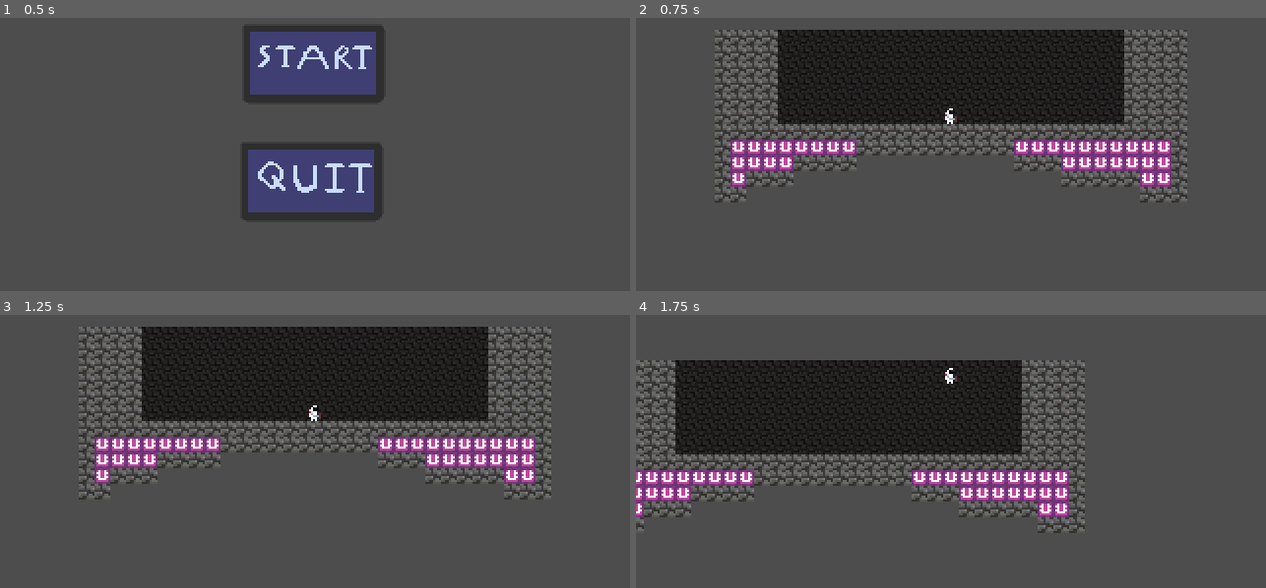
Above: before the commit, frames 1-4 (two rows, left to right).
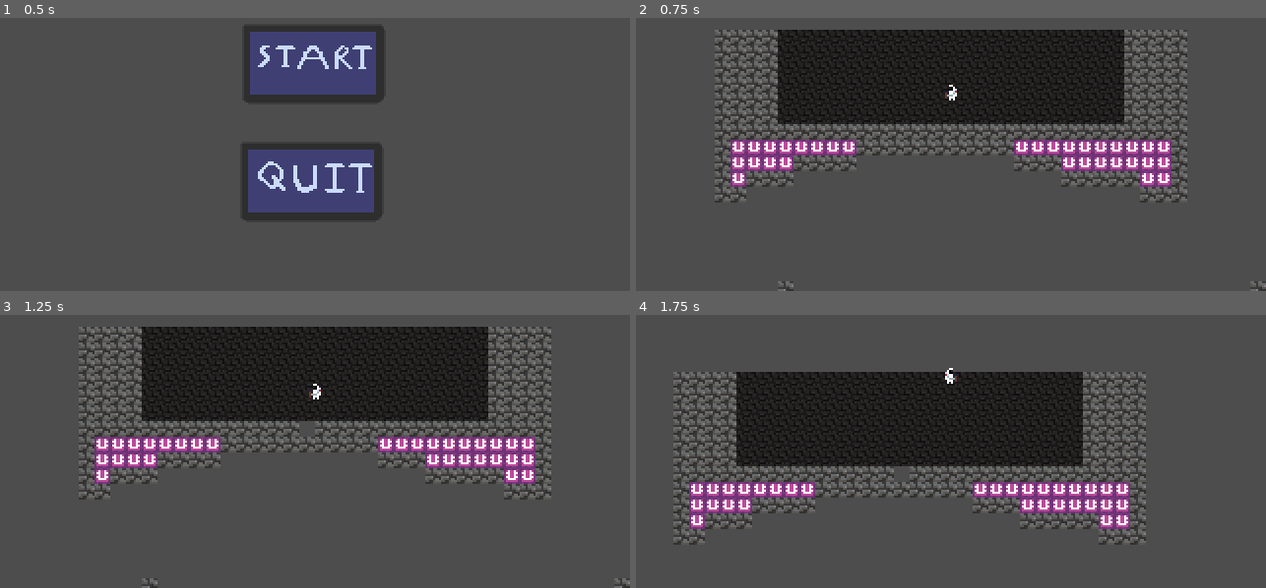
Above: after the commit, the same moments.

Repository: Larrycoder12/THM_Prod
Game: Godot game, scene res://scenes/main_menu.tscn
Same seed, same stepped clock (60 frames per second), same inputs: the game is played once before the commit and once after it.
Inputs (mouse positions are in pixels of both pictures, inside the frame that each line leads up to):
- Up to frame 1 (0.5 s): no input
- Up to frame 2 (0.75 s): click (951, 64) at 0.5 s
- Up to frame 3 (1.25 s): no input
- Up to frame 4 (1.75 s): tap Enter at 1.25 s; hold Right (right) from 1.28 s (still down); hold W (up) from 1.28 s (still down)

Frame 1 is identical in both runs. In frame 2, 0.2% of the frame differs, in the area x 22-100%, y 24-100%; in frame 3, 0.3%; in frame 4, 24%, in the area x 0-81%, y 16-85%.

Commit message:
many cahnge

Diff:
--- /dev/null
+++ b/scenes/node_2d.gd
@@ -0,0 +1,57 @@
+extends Node2D
+
+@onready var tile_layer: TileMapLayer = $TileMapLayer
+
+# Generation Settings
+const CHUNK_SIZE = 16
+const SEED = 12345
+const SURFACE_LEVEL = 20  # The Y coordinate where the ground starts
+const DIRT_DEPTH = 10     # How many tiles of dirt before stone starts
+
+var terrain_noise = FastNoiseLite.new()
+var cave_noise = FastNoiseLite.new()
+
+func _ready():
+	setup_noises()
+	# Generate a 3x3 grid of chunks starting from (0,0)
+	for x in range(3):
+		for y in range(3):
+			generate_chunk(Vector2i(x, y))
+
+func setup_noises():
+	# Terrain noise creates the wavy surface hills
+	terrain_noise.seed = SEED
+	terrain_noise.frequency = 0.02
+	terrain_noise.noise_type = FastNoiseLite.TYPE_PERLIN
+
+	# Cave noise creates the holes underground
+	cave_noise.seed = SEED + 1
+	cave_noise.frequency = 0.06
+	cave_noise.noise_type = FastNoiseLite.TYPE_PERLIN
+
+func generate_chunk(chunk_pos: Vector2i):
+	var start_x = chunk_pos.x * CHUNK_SIZE
+	var start_y = chunk_pos.y * CHUNK_SIZE
+
+	for x in range(CHUNK_SIZE):
+		var global_x = start_x + x
+
+		var noise_val = terrain_noise.get_noise_1d(global_x)
+		var current_surface_y = SURFACE_LEVEL + int(noise_val * 15)
+
+		for y in range(CHUNK_SIZE):
+			var global_y = start_y + y
+
+			if global_y >= current_surface_y:
+
+				var c_val = cave_noise.get_noise_2d(global_x, global_y)
+
+				if c_val > -0.2 and c_val < 0.2:
+					continue
+
+				var atlas_coords = Vector2i(1, 0) # Default Dirt
+
+				if global_y > current_surface_y + DIRT_DEPTH:
+					atlas_coords = Vector2i(1, 0)
+
+				tile_layer.set_cell(Vector2i(global_x, global_y), 0, atlas_coords)
--- a/scenes/node_2d.tscn
+++ b/scenes/node_2d.tscn
@@ -1,5 +1,6 @@
 [gd_scene format=4 uid="uid://3jb56obc2by"]
 
+[ext_resource type="Script" uid="uid://4taxh3ymjamb" path="res://scenes/node_2d.gd" id="1_4vge2"]
 [ext_resource type="PackedScene" uid="uid://btcbpsojydtv6" path="res://scenes/player.tscn" id="1_6e84v"]
 [ext_resource type="Texture2D" uid="uid://dkv5g5jjrl1af" path="res://assets/SpriteSheet.png" id="2_4dvvg"]
 [ext_resource type="Texture2D" uid="uid://d0lye13oyaco6" path="res://assets/background.png" id="2_rnjyy"]
@@ -33,6 +34,7 @@
 sources/0 = SubResource("TileSetAtlasSource_4vge2")
 
 [node name="Node2D2" type="Node2D" unique_id=1713976250]
+script = ExtResource("1_4vge2")
 
 [node name="TileMapLayer" type="TileMapLayer" parent="." unique_id=398901357]
 tile_map_data = PackedByteArray("AAAKAAoAAAABAAAAAAALAAoAAAABAAAAAAAMAAoAAAABAAAAAAANAAoAAAABAAAAAAAOAAoAAAABAAAAAAAJAA …(2256 unchanged characters)…
--- a/scripts/player.gd
+++ b/scripts/player.gd
@@ -1,23 +1,18 @@
 extends CharacterBody2D
 
-const ACCELERATION = 500
+const ACCELERATION = 200
 const MAX_VELOCITY = 200
-const VERT_BOUNCE = 40
-const HORIZ_BOUNCE = 120
+const BOUNCE = 40
 const JETPACK_VELOCITY = -80.0
 const SPEED = 100.0
 const JUMP_VELOCITY = -150.0
 const BREAK_THRESHOLD = 120.0
-const DEFAULT_HEALTH = 100.0
-var tile_health = {}
-const GRAVITY = 300
-
 
 func _physics_process(delta: float) -> void:
 	var pre_collision_velocity = velocity
 
 	if not is_on_floor():
-		velocity.y += GRAVITY * delta
+		velocity += get_gravity() * delta
 
 	if Input.is_action_pressed("up"):
 		velocity.y = JETPACK_VELOCITY
@@ -31,9 +26,9 @@
 	else:
 		velocity.x = move_toward(velocity.x, 0, ACCELERATION * delta)
 
-	if velocity.x < 0:
+	if velocity.x < 1:
 		$Sprite2D.flip_h = true
-	elif velocity.x > 0:
+	elif velocity.x > 1:
 		$Sprite2D.flip_h = false
 
 	move_and_slide()
@@ -44,33 +39,25 @@
 		var collider = col.get_collider()
 
 		if collider is TileMapLayer:
-			var impact_force = abs(pre_collision_velocity.dot(n))
+			var impact_force = pre_collision_velocity.dot(n)
 
-			if impact_force > BREAK_THRESHOLD:
+			if abs(impact_force) > BREAK_THRESHOLD:
 				var hit_point = col.get_position()
 				var map_pos = collider.local_to_map(collider.to_local(hit_point - n * 4))
 
 				if collider.get_cell_source_id(map_pos) != -1:
-					var damage = impact_force - BREAK_THRESHOLD
-					take_tile_damage(collider, map_pos, damage)
+					break_block(collider, map_pos)
 
-					if abs(n.x) > abs(n.y):
-						if n.x > 0:
-							velocity.x += HORIZ_BOUNCE
-						else:
-							velocity.x -= HORIZ_BOUNCE
-					else:
-						if n.y > 0:
-							velocity.y += VERT_BOUNCE
-						else:
-							velocity.y = -1 * VERT_BOUNCE * 4
+		if abs(n.x) > abs(n.y):
+			if n.x > 0:
+				velocity.x += BOUNCE
+			else:
+				velocity.x -= BOUNCE
+		else:
+			if n.y > 0:
+				velocity.y += BOUNCE
+			else:
+				velocity.y = -1 * BOUNCE * 4
 
-func take_tile_damage(layer: TileMapLayer, map_pos: Vector2i, damage: float):
-	if not tile_health.has(map_pos):
-		tile_health[map_pos] = DEFAULT_HEALTH
-
-	tile_health[map_pos] -= damage
-
-	if tile_health[map_pos] <= 0:
-		layer.erase_cell(map_pos)
-		tile_health.erase(map_pos)
+func break_block(layer: TileMapLayer, map_pos: Vector2i):
+	layer.erase_cell(map_pos)
Not shown, added: scenes/node_2d.gd.uid
